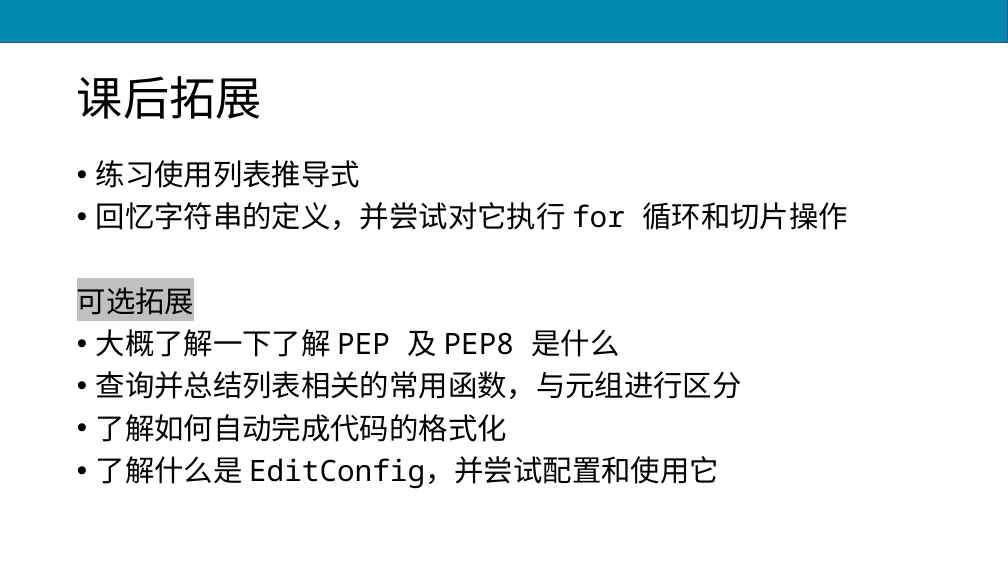
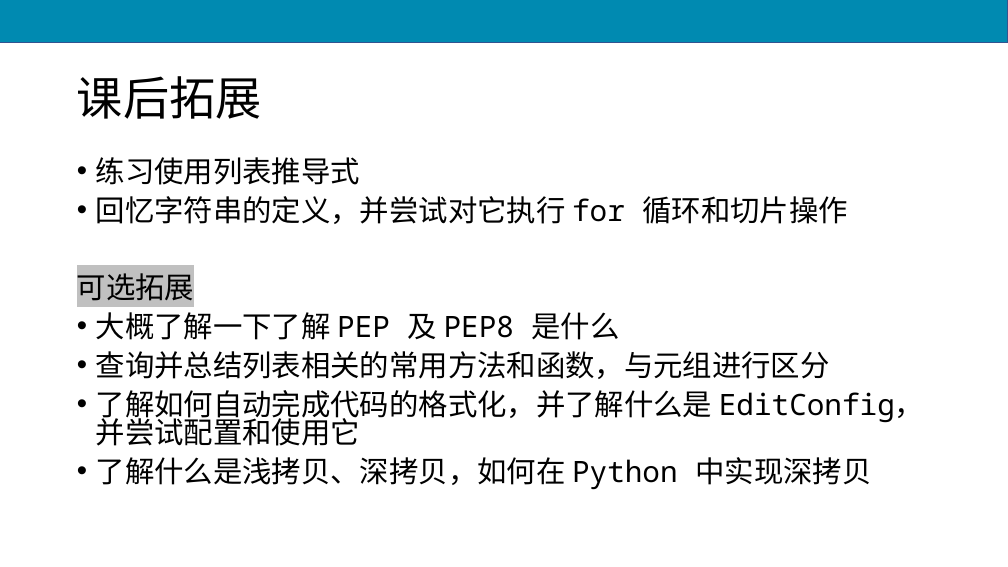
Before and after one commit to scruel/pcc_3e_slides, a slide deck: slide 39 of PPT/python4.pptx. Drawn at 1008x567 pixels with LibreOffice and Linux fonts; fonts in the diff are those of the drawing. Boxes give left, top, right and bottom in pixels: in the first picture for what was removed or moved away, otherwise in the second. Text is boxed around its words. In the diff, an @@ line names an element or a change of style, - is before the commit and + after.

```diff
--- a/PPT/python4.pptx
+++ b/PPT/python4.pptx
@@ text at bbox=[77, 157, 849, 340]: line spacing 0.9 to 0.8 @@
@@ text at bbox=[96, 351, 925, 490]: text changed @@
-• 查询并总结列表相关的常用函数，与元组进行区分
-• 了解如何自动完成代码的格式化
-• 了解什么是 EditConfig，并尝试配置和使用它
+• 查询并总结列表相关的常用方法和函数，与元组进行区分
+• 了解如何自动完成代码的格式化，并了解什么是 EditConfig，并尝试配置和使用它
+• 了解什么是浅拷贝、深拷贝，如何在 Python 中实现深拷贝
```
Also in this commit, not shown: 4 other slides changed, 17 other files.
